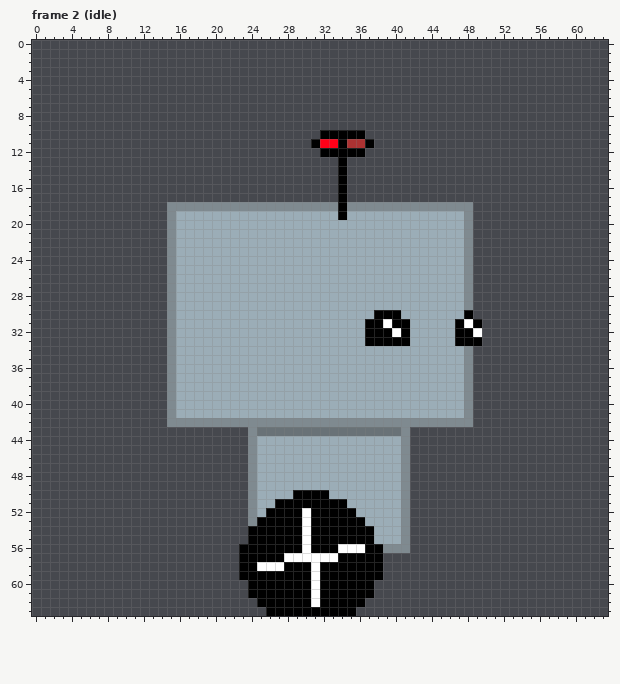
One commit to this pixel-art file: assets/player_v2.aseprite. That is the earlier state.
64x64 pixels, 13 frames. Shown: frame 2 (idle). The commit also changed other frames, which this record leaves out.
After:
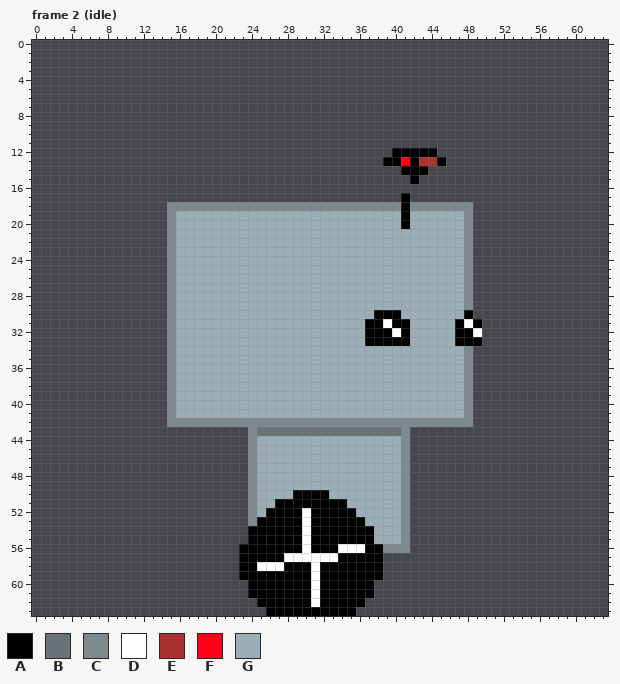
Palette (. is transparent): A #000000  B #697277  C #7f8a90  D #ffffff  E #ac3232  F #ff0018  G #9badb7
Difference:
Frame 2 (idle), layer "Antennae":
y 10: x 32..36 AAAAA -> .....
y 11: x 31..37 AFFAEEA -> .......
y 12: x 32..36 AAAAA -> .....; x 40..44 ..... -> AAAAA
y 13: x 34 A -> .; x 39..45 ....... -> AAFAEEA
y 14: x 34 A -> .; x 41..43 ... -> AAA
y 15: x 34 A -> .; x 42 . -> A
y 16: x 34 A -> .
y 17: x 34 A -> .; x 41 . -> A
y 18: x 34 A -> C; x 41 C -> A
y 19: x 34 A -> G; x 41 G -> A
y 20: x 41 G -> A
Boxes around the changes in both pictures, in picture pixels (x1, y1, x2, y2):
changed: (311, 130, 446, 229)
